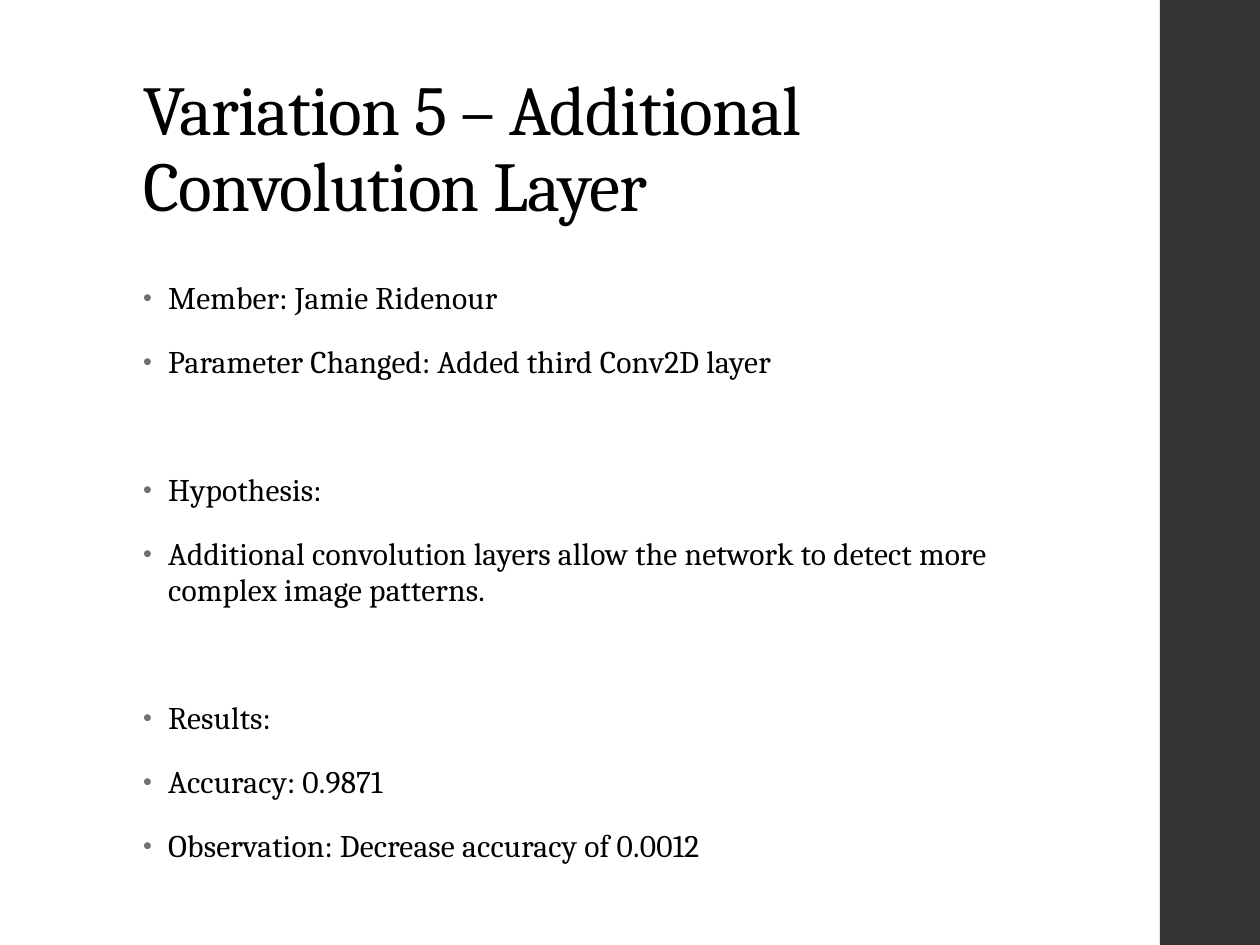
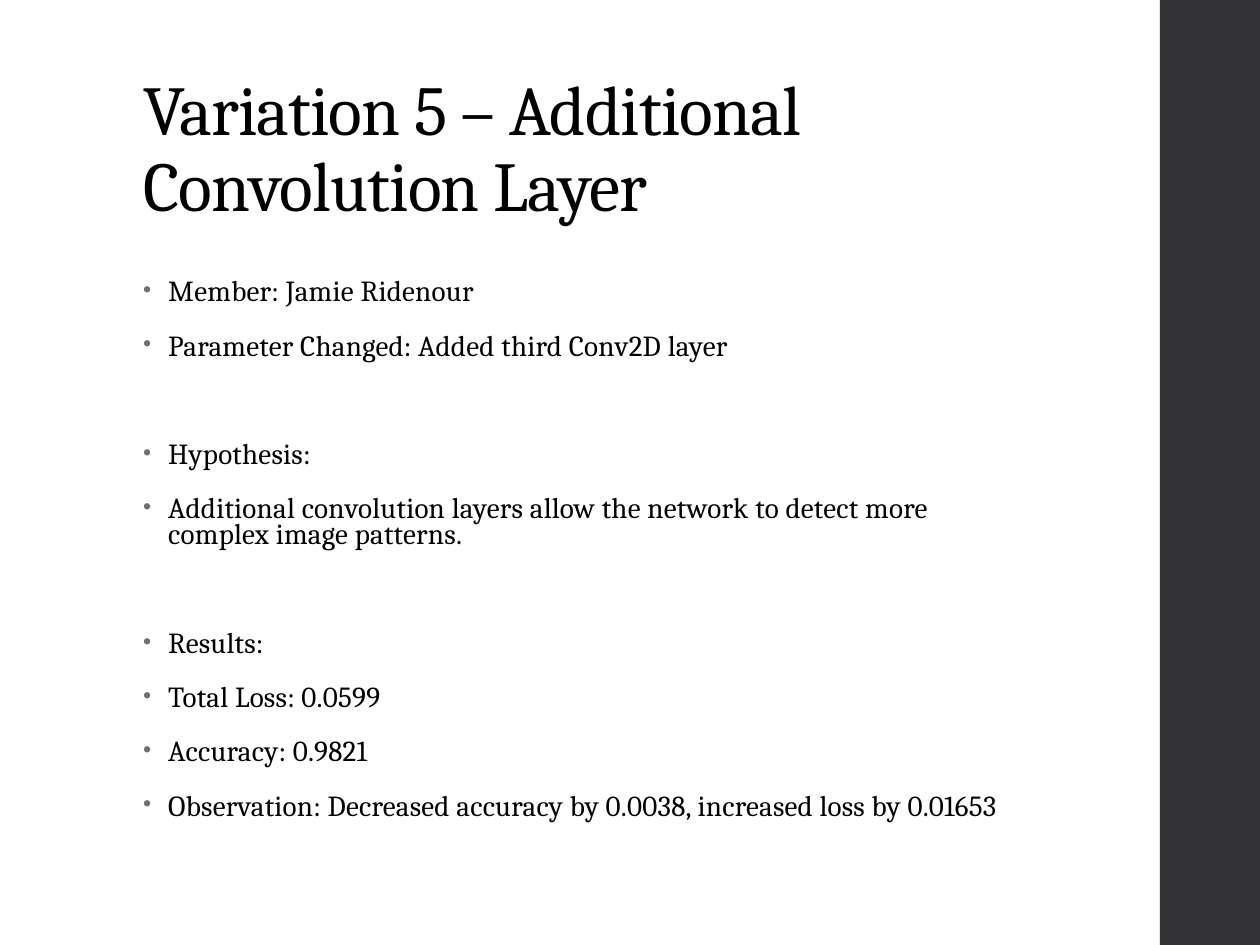
Before and after one commit to jamieridenour-rgb/IN501_Unit9, a slide deck: slide 7 of IN501_Ridenour_Kresser_Meadows_Mpianin_Galarza_Unit9_Assignment.pptx. Drawn at 1260x945 pixels with LibreOffice and Linux fonts; fonts in the diff are those of the drawing. Boxes give left, top, right and bottom in pixels: in the first picture for what was removed or moved away, otherwise in the second. Text is boxed around its words. In the diff, an @@ line names an element or a change of style, - is before the commit and + after.

```diff
--- a/IN501_Ridenour_Kresser_Meadows_Mpianin_Galarza_Unit9_Assignment.pptx
+++ b/IN501_Ridenour_Kresser_Meadows_Mpianin_Galarza_Unit9_Assignment.pptx
@@ text at (168, 280, 927, 654): size 18 to 16.6 pt in "Member: Jamie Ridenour", "Parameter Changed: Added third Conv2D layer", "Hypothesis:", "Additional convolution layers allow the network to ..." and 1 more places; line spacing 0.95 to 0.75 @@
@@ text at (168, 687, 997, 823): text changed; size 18 to 16.6 pt @@
-• Accuracy: 0.9871
-• Observation: Decrease accuracy of 0.0012
+• Total Loss: 0.0599
+• Accuracy: 0.9821
+• Observation: Decreased accuracy by 0.0038, increased loss by 0.01653
```
Also in this commit, not shown: 5 other slides changed, 6 other files.
